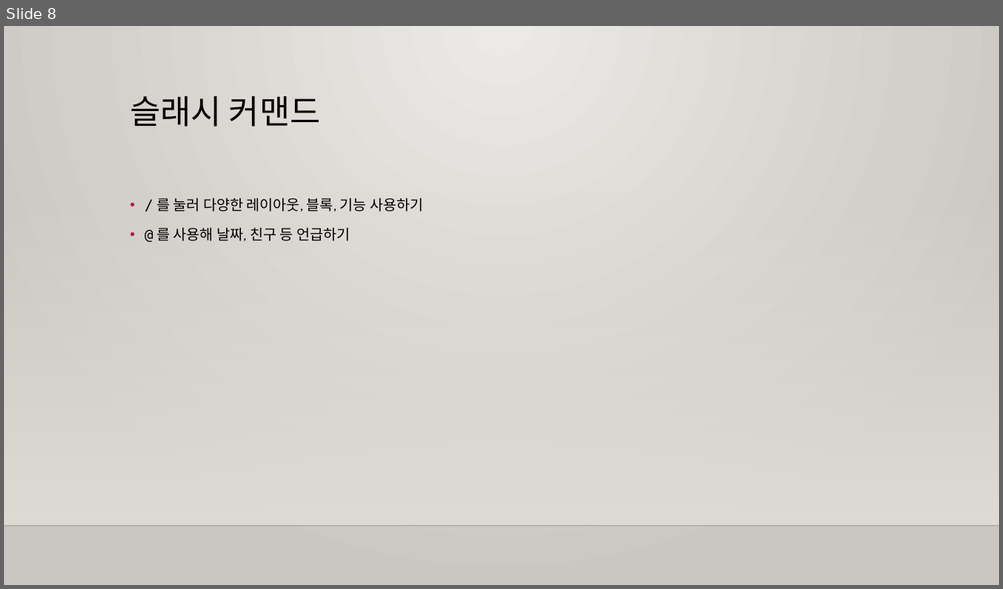
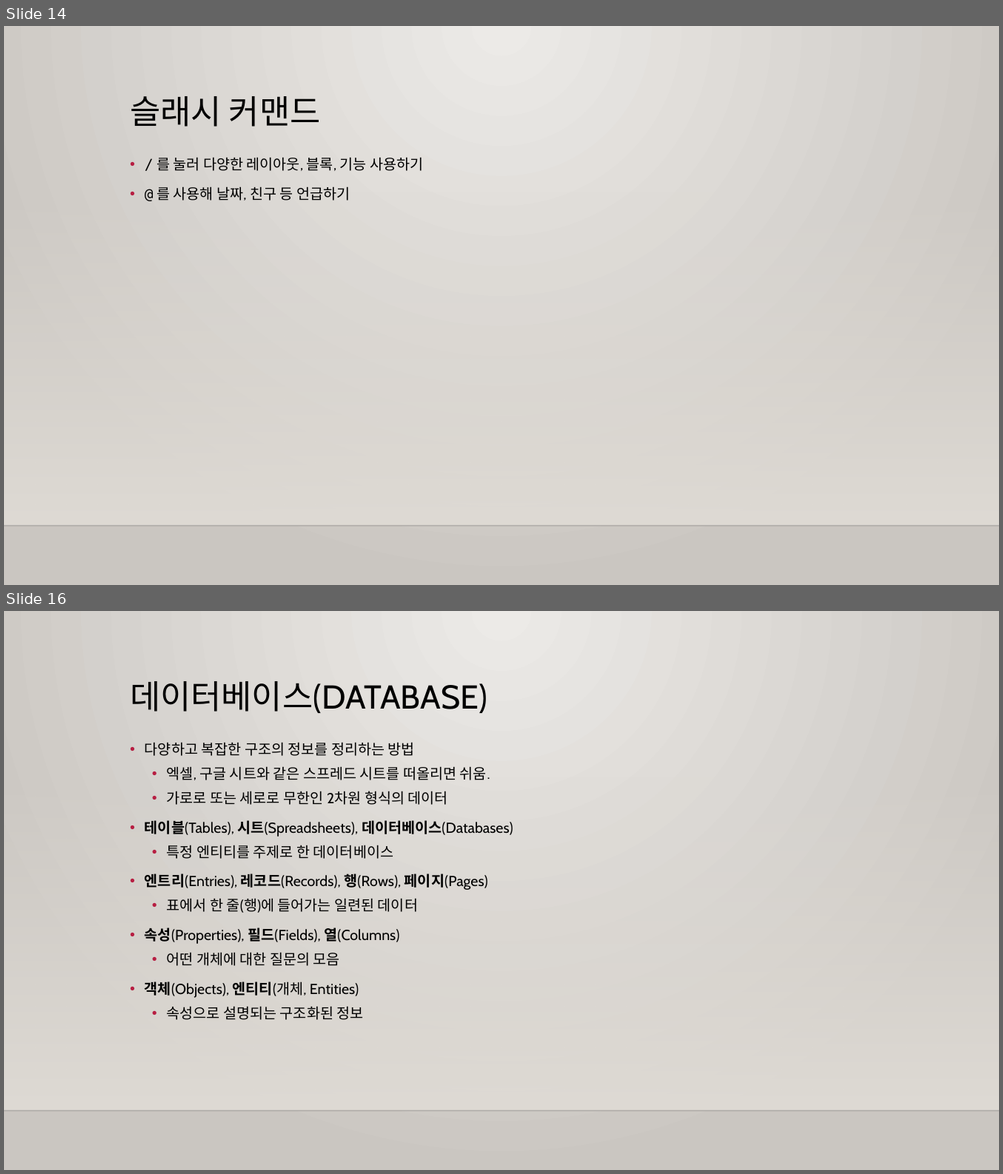
Before and after one commit to m00nlygreat/obsidian-vault, a slide deck: 노코드 엔지니어링/노션으로 랜딩페이지 만들기.pptx. Shown one above the other, each under a label of ours: slide 8 before the commit, slides 14 and 16 after it; the slides between them are not shown. The pictures are 1003x589 and 1003x1174 pixels, drawn with LibreOffice and Linux fonts; fonts in the diff are those of the drawing; background and template pictures are left out. Boxes give left, top, right and bottom in pixels: in the first picture for what was removed or moved away, otherwise in the second. Text is boxed around its words. In the diff, an @@ line names an element or a change of style, - is before the commit and + after.

Commit message:
백업 완료: 2023-11-25 04:05:16
Affected files:
.obsidian/workspace.json
노코드 엔지니어링/노션으로 랜딩페이지 만들기.md
노코드 엔지니어링/노션으로 랜딩페이지 만들기.pptx
노코드 엔지니어링/노코드 개론.pptx

```diff
--- a/노코드 엔지니어링/노션으로 랜딩페이지 만들기.pptx
+++ b/노코드 엔지니어링/노션으로 랜딩페이지 만들기.pptx
@@ slide 16 added at (4,611,999,1170), background gradient #ECEAE7 to #CAC7C1; not listed: 2 template elements that a slide beside it also shows @@
@@ title added at (130,681,487,713), 32 pt, text #000000 @@
+데이터베이스(DATABASE)
@@ text added at (145,742,513,1020), 14 pt, text #000000 @@
+• 다양하고 복잡한 구조의 정보를 정리하는 방법
+  • 엑셀, 구글 시트와 같은 스프레드 시트를 떠올리면 쉬움.
+  • 가로로 또는 세로로 무한인 2차원 형식의 데이터
+• 테이블(Tables), 시트(Spreadsheets), 데이터베이스(Databases)
+  • 특정 엔티티를 주제로 한 데이터베이스
+• 엔트리(Entries), 레코드(Records), 행(Rows), 페이지(Pages)
+  • 표에서 한 줄(행)에 들어가는 일련된 데이터
+• 속성(Properties), 필드(Fields), 열(Columns)
+  • 어떤 개체에 대한 질문의 모음
+• 객체(Objects), 엔티티(개체, Entities)
+  • 속성으로 설명되는 구조화된 정보
@@ what was slide 8 is now slide 14 @@
@@ slide 14 changed as well @@
@@ text "/ 를 눌러 다양한 레이아웃, ...": place and size @@
-text "/ 를 눌러 다양한 레이아웃, ..." at (156,198,423,241)
+text "/ 를 눌러 다양한 레이아웃, ..." at (156,157,423,201)
```
Also in this commit, not shown: 6 other slides changed, 16 other slides added, 3 slides removed, 3 other files.
